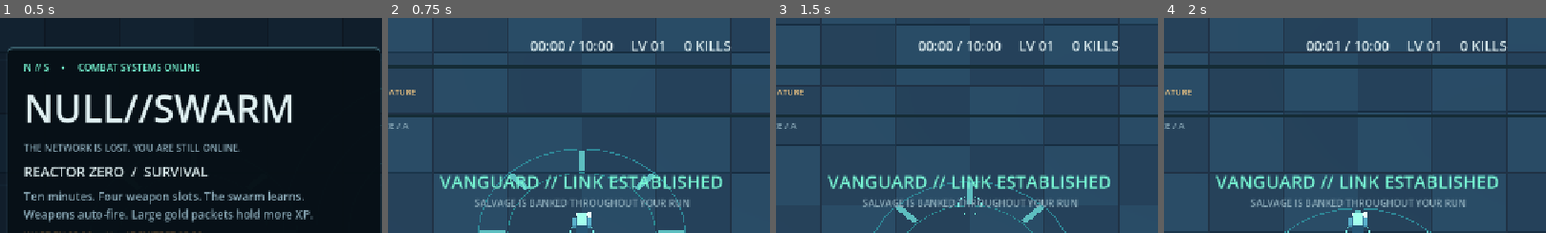
Above: before the commit, frames 1-4 (left to right).
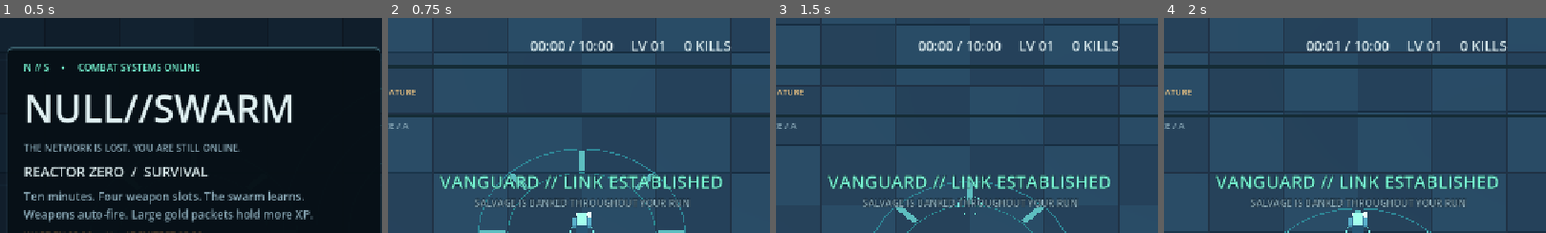
Above: after the commit, the same moments.

Repository: jplopez21-crypto/NULL-SWARM
Game: Godot game, scene res://scenes/main.tscn
Two runs of this game, one before a commit and one after it. Both use one fixed random seed, a clock stepped at 60 frames per second and the inputs below.
Inputs:
- Up to frame 1 (0.5 s): no input
- Up to frame 2 (0.75 s): click "DEPLOY VANGUARD →" at 0.5 s
- Up to frame 3 (1.5 s): click "DASH / READY" at 1.25 s
- Up to frame 4 (2 s): no input
The pictures show only the part of the screen within x 25-75%, y 0-50%; the shares and areas given below are measured in that part.

Frame 1 is identical in both runs. In frame 2, 1.4% of the frame differs, in the area x 13-87%, y 72-88%; in frame 3, 1.4%; in frame 4, 1.3%.

Commit message:
Keep impact silhouettes visible and outline upgrade confirmations

Diff:
--- /dev/null
+++ b/docs/qa/combat-feedback/visibility-regressions.json
@@ -0,0 +1,7 @@
+{
+  "suite": "systems",
+  "checks": 382,
+  "failures": 0,
+  "strict_log_scan": "clean",
+  "scope": "Post-render correction adds two impact visibility/material-cache regressions."
+}
--- a/effects/combat_effects.gd
+++ b/effects/combat_effects.gd
@@ -6,6 +6,7 @@
 var quality: int = 1
 var flashes: bool = true
 var ring_mesh: TorusMesh
+var impact_materials: Dictionary = {}
 var impact_mesh: ArrayMesh
 var beam_mesh: BoxMesh
 
@@ -45,7 +46,14 @@
 		return
 	var mesh: MeshInstance3D = pool.pop_back()
 	mesh.mesh = impact_mesh if kind == "spark" else (beam_mesh if kind in ["beam", "shard"] else ring_mesh)
-	mesh.material_override = SwarmVisuals.material(color, true)
+	if kind == "spark":
+		if not impact_materials.has(color):
+			var material: StandardMaterial3D = SwarmVisuals.material(color, true).duplicate()
+			material.cull_mode = BaseMaterial3D.CULL_DISABLED
+			impact_materials[color] = material
+		mesh.material_override = impact_materials[color]
+	else:
+		mesh.material_override = SwarmVisuals.material(color, true)
 	mesh.rotation = Vector3.ZERO
 	mesh.position = at + Vector3(0, 0.12, 0)
 	if kind == "beam":
@@ -54,7 +62,7 @@
 			mesh.look_at(to + Vector3(0, 0.8, 0))
 		mesh.scale = Vector3(size, size, maxf(0.1, at.distance_to(to)))
 	elif kind in ["spark", "shard"]:
-		mesh.position.y = 0.8
+		mesh.position.y = at.y + 0.8
 		mesh.scale = Vector3(size, size * 0.3, size * (2.4 if kind == "shard" else 1.0))
 		mesh.rotation.y = randf() * TAU
 	else:
--- a/scripts/main.gd
+++ b/scripts/main.gd
@@ -376,10 +376,10 @@
 	state = State.PAUSED
 	combat.effects.tick(0.12)
 	for i in range(3):
-		var sample := combat.spawn(i, player.position + Vector3(-3 + i * 3, 0, -3))
+		var sample := combat.spawn(i, player.position + Vector3(-6 + i * 6, 0, -5))
 		sample.hit(1, Vector3.ZERO)
 		sample.tick(0.015)
-		combat.effects.emit_fx("spark", sample.position, sample.position, sample.definition.color.lightened(0.3), 0.65)
+		combat.effects.emit_fx("spark", sample.position + Vector3.UP * sample.visual_scale, sample.position, sample.definition.color.lightened(0.3), 0.65)
 	combat.effects.destruction(player.position + Vector3(3, 0, 2), Color("ff9274"), false)
 	combat.effects.tick(0.025)
 	await get_tree().create_timer(0.2).timeout
--- a/systems/combat_world.gd
+++ b/systems/combat_world.gd
@@ -197,7 +197,7 @@
 	amount = maxf(0.0, amount) * (1.25 if enemy.exposed_time > 0.0 else 1.0)
 	damage_by_weapon[weapon_id] = float(damage_by_weapon.get(weapon_id, 0.0)) + minf(maxf(0.0, enemy.hp), amount)
 	impact.emit(enemy.position, amount, critical)
-	effects.emit_fx("spark", enemy.position, enemy.position, enemy.definition.color.lightened(0.3), 0.45 if critical else 0.22)
+	effects.emit_fx("spark", enemy.position + Vector3.UP * enemy.visual_scale, enemy.position, enemy.definition.color.lightened(0.3), 0.45 if critical else 0.22)
 	if not enemy.hit(amount, knockback if enemy.definition.radius < 1.3 else Vector3.ZERO):
 		return
 	var at := enemy.position
--- a/tests/run_tests.gd
+++ b/tests/run_tests.gd
@@ -375,6 +375,10 @@
 	feedback.flashes = true
 	feedback.emit_fx("spark", Vector3.ZERO, Vector3.ZERO, Color.WHITE)
 	check(feedback.live[0]["mesh"].mesh == feedback.impact_mesh, "impacts reuse shared star mesh")
+	var first_impact: MeshInstance3D = feedback.live[0]["mesh"]
+	check(first_impact.material_override.cull_mode == BaseMaterial3D.CULL_DISABLED, "flat impact silhouette renders from either camera side")
+	feedback.emit_fx("spark", Vector3(0, 2, 0), Vector3.ZERO, Color.WHITE)
+	check(is_equal_approx(feedback.live[1]["mesh"].position.y, 2.8) and feedback.live[1]["mesh"].material_override == first_impact.material_override, "raised impacts retain height and reuse their cached material")
 	feedback.tick(1)
 	feedback.emit_fx("uplink", Vector3.ZERO, Vector3.ZERO, Color.WHITE, 3)
 	feedback.tick(0.2)
--- a/ui/game_ui.gd
+++ b/ui/game_ui.gd
@@ -191,6 +191,9 @@
 	toast_title.horizontal_alignment = HORIZONTAL_ALIGNMENT_CENTER
 	toast_detail = label_at(hud, "", 16, MUTED)
 	toast_detail.horizontal_alignment = HORIZONTAL_ALIGNMENT_CENTER
+	for notice in [toast_title, toast_detail]:
+		notice.add_theme_color_override("font_outline_color", Color("081722"))
+		notice.add_theme_constant_override("outline_size", 4)
 	var spacer := Control.new()
 	spacer.mouse_filter = Control.MOUSE_FILTER_IGNORE
 	spacer.size_flags_vertical = Control.SIZE_EXPAND_FILL
Not shown, changed: TEST_RESULTS.md
